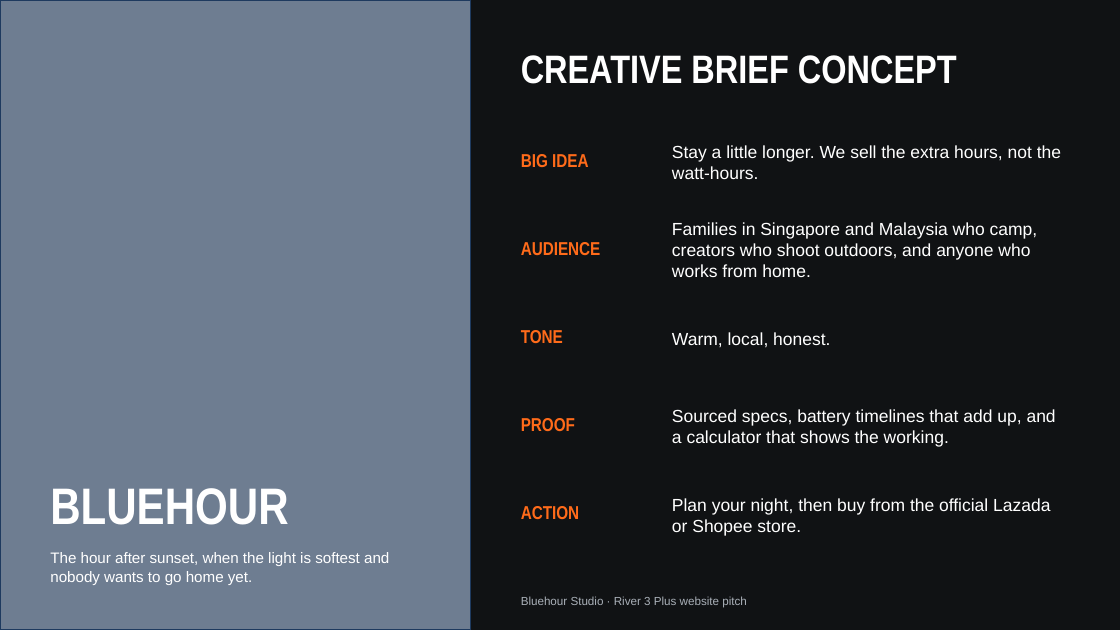
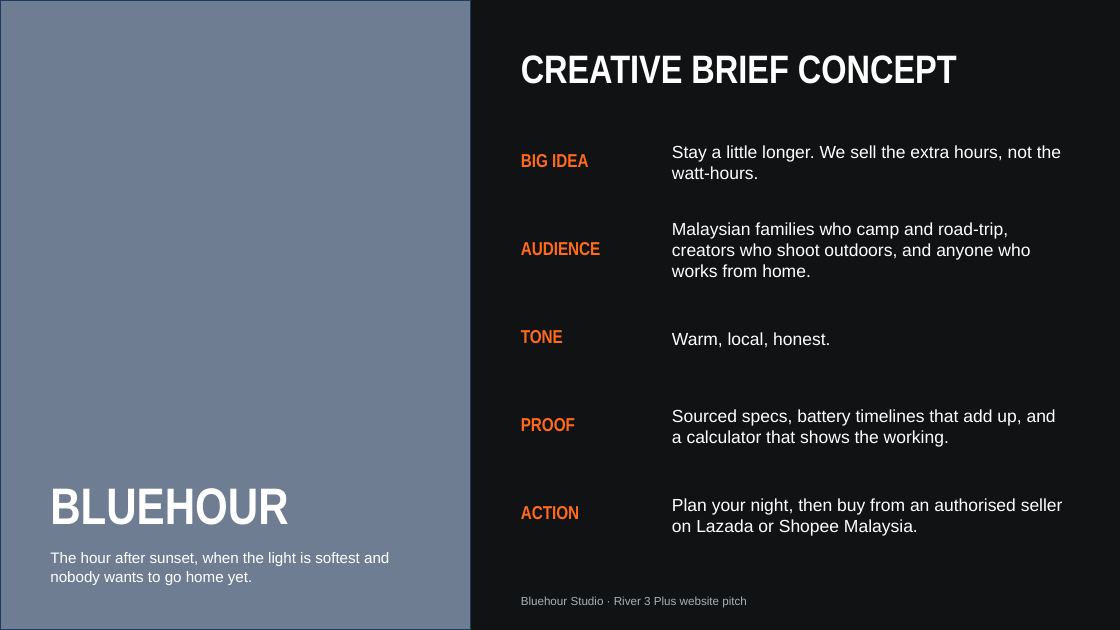
Before and after one commit to thecpinsiders/CS2024-Project-Website, a slide deck: slide 8 of Bluehour-Pitch-Deck.pptx. Drawn at 1120x630 pixels with LibreOffice and Linux fonts; fonts in the diff are those of the drawing; grey boxes stand for pictures. Boxes give left, top, right and bottom in pixels: in the first picture for what was removed or moved away, otherwise in the second. Text is boxed around its words. In the diff, an @@ line names an element or a change of style, - is before the commit and + after.

```diff
--- a/Bluehour-Pitch-Deck.pptx
+++ b/Bluehour-Pitch-Deck.pptx
@@ text at [672, 222, 1030, 277]: text changed @@
-Families in Singapore and Malaysia who camp, creators who shoot outdoors, and anyone who works from home.
+Malaysian families who camp and road-trip, creators who shoot outdoors, and anyone who works from home.
@@ text at [672, 498, 1063, 536]: text changed @@
-Plan your night, then buy from the official Lazada or Shopee store.
+Plan your night, then buy from an authorised seller on Lazada or Shopee Malaysia.
```
Also in this commit, not shown: 9 other slides changed, 1 slide added, 23 other files.
